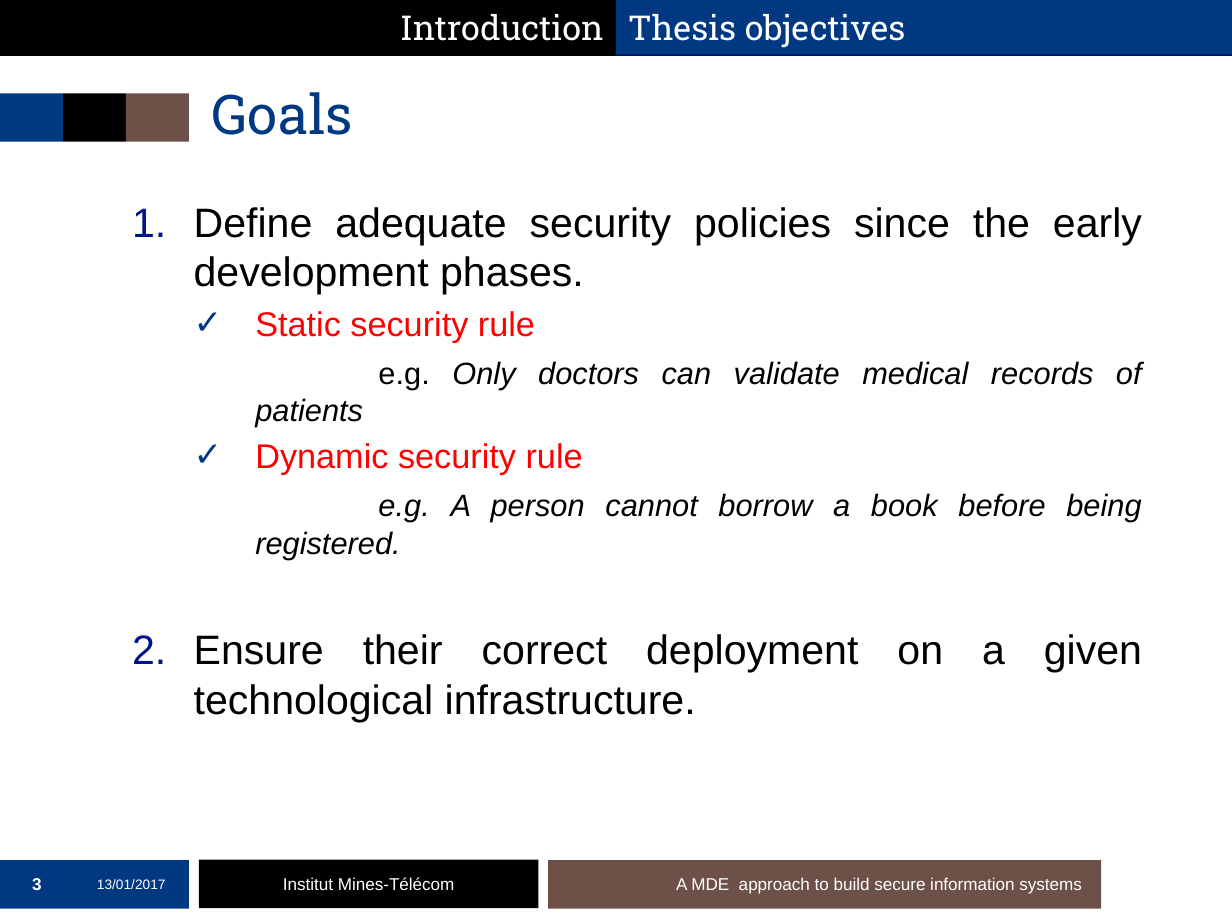
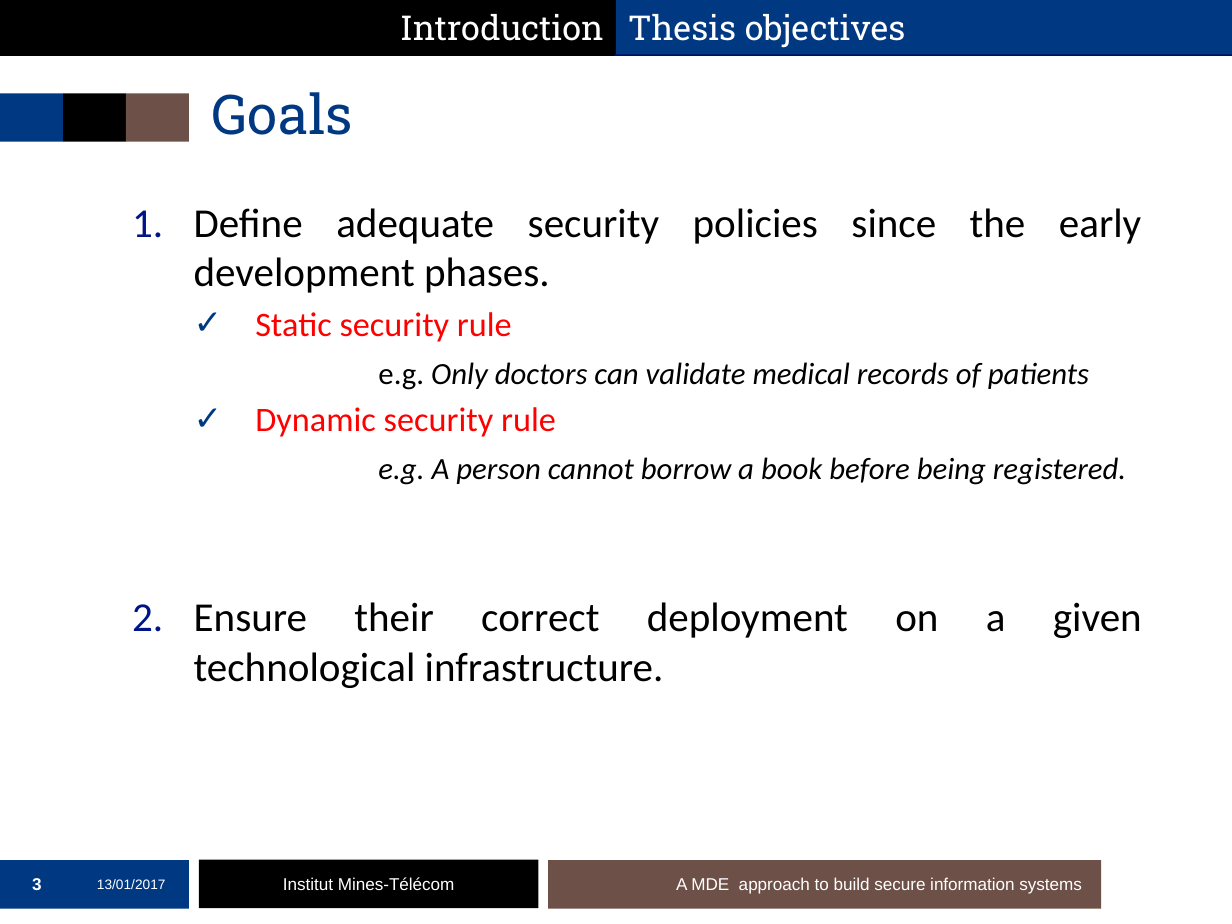
Before and after one commit to mai-ng/phdDefense, a slide deck: slide 3 of slides/presentation-defense.pptx. Drawn at 1232x924 pixels with LibreOffice and Linux fonts; fonts in the diff are those of the drawing; background and template pictures are left out. Boxes give left, top, right and bottom in pixels: in the first picture for what was removed or moved away, otherwise in the second. Text is boxed around its words. In the diff, an @@ line names an element or a change of style, - is before the commit and + after.

```diff
--- a/slides/presentation-defense.pptx
+++ b/slides/presentation-defense.pptx
@@ text "Define adequate security policies since ..." at [194,208,1142,638]: font Arial to Calibri @@
```
Also in this commit, not shown: 11 other slides changed, 3 slides added.
